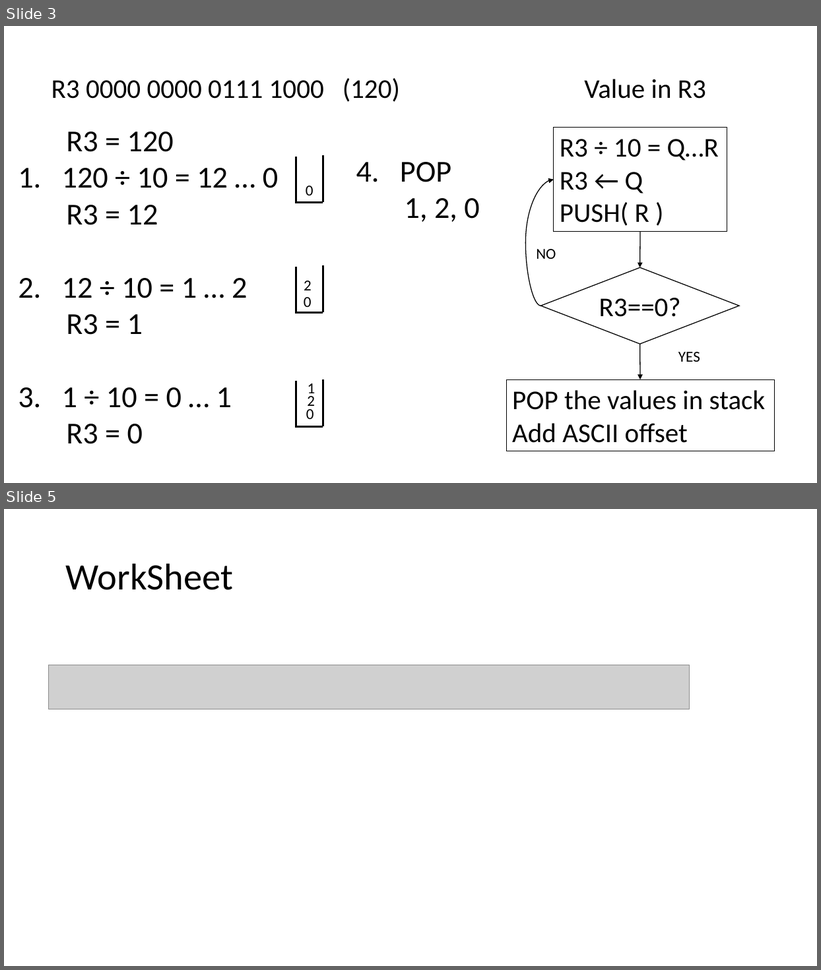
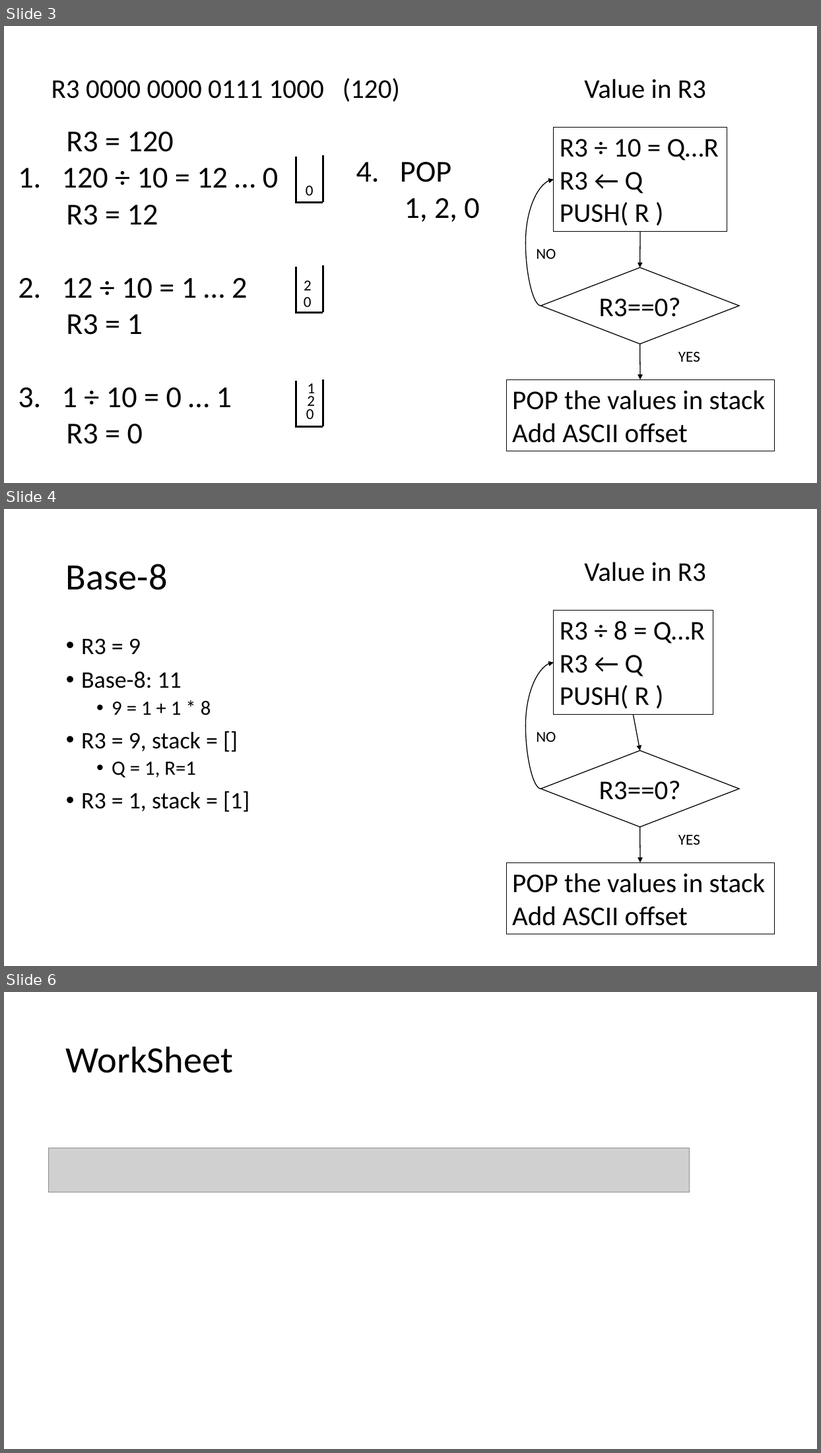
Before and after one commit to IouJenLiu/ece220_lab, a slide deck: lab2b.pptx. Shown one above the other, each under a label of ours: slides 3 and 5 before the commit, slides 3, 4 and 6 after it; the slides between them are not shown. The pictures are 821x970 and 821x1453 pixels, drawn with LibreOffice and Linux fonts; fonts in the diff are those of the drawing; grey boxes stand for pictures. Boxes give left, top, right and bottom in pixels: in the first picture for what was removed or moved away, otherwise in the second. Text is boxed around its words. In the diff, an @@ line names an element or a change of style, - is before the commit and + after.

```diff
--- a/lab2b.pptx
+++ b/lab2b.pptx
@@ slide 4 added at (4, 509, 817, 966), background #FFFFFF @@
@@ title added at (66, 564, 168, 590), 44 pt, text #000000 @@
+Base-8
@@ text added at (584, 562, 706, 582), 32 pt, text #000000 @@
+Value in R3
@@ rectangle added at (554, 610, 713, 715), outline #000000 0.75 pt, 32 pt, text #000000 @@
+R3 ÷ 8 = Q…R
+R3 ← Q
+PUSH( R )
@@ text added at (81, 638, 250, 812), 28 pt, text #000000 @@
+• R3 = 9
+• Base-8: 11
+  • 9 = 1 + 1 * 8
+• R3 = 9, stack = []
+  • Q = 1, R=1
+• R3 = 1, stack = [1]
@@ curved arrow added from (541, 789) to (554, 663), #000000 1 pt @@
@@ arrow added from (634, 715) to (640, 751), #000000 1 pt @@
@@ text added at (536, 732, 556, 742), 18 pt, text #000000 @@
+NO
@@ diamond added at (541, 751, 739, 827), outline #000000 1 pt, 32 pt, text #000000 @@
+R3==0?
@@ arrow added from (640, 827) to (640, 863), #000000 1 pt @@
@@ text added at (679, 835, 700, 845), 18 pt, text #000000 @@
+YES
@@ rectangle added at (507, 863, 774, 935), outline #000000 0.75 pt, 32 pt, text #000000 @@
+POP the values in stack
+Add ASCII offset
@@ what was slide 5 is now slide 6 @@
```
Also in this commit, not shown: 2 slides changed, 1 other slide added, 1 slide removed, 5 other files.
